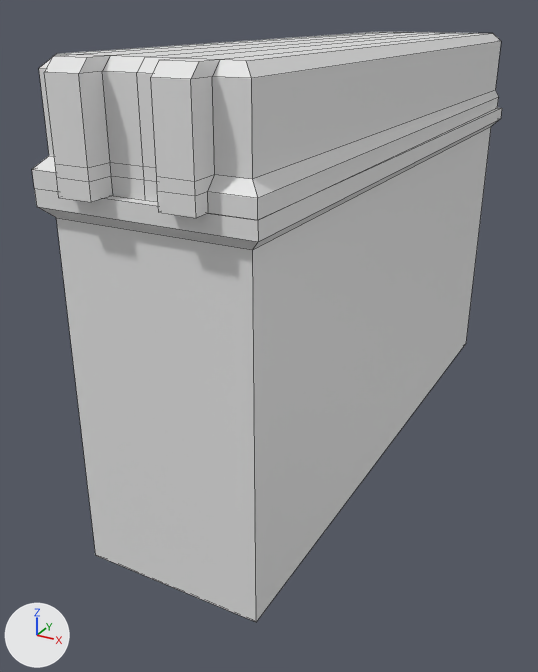
A saved change to the Blender file box-v4end.blend.
Before and after are seen from a camera (50 mm lens) standing at (6.84, -14.53, 9.88) and looking at (-1.13, -0.04, 2.63). Arrows for +X, +Y and +Z are at lower left; the lights stay in place. The picture after the commit comes second. Mesh edges are drawn as thin lines.

Objects in the first picture: 'bottom', 'top'.
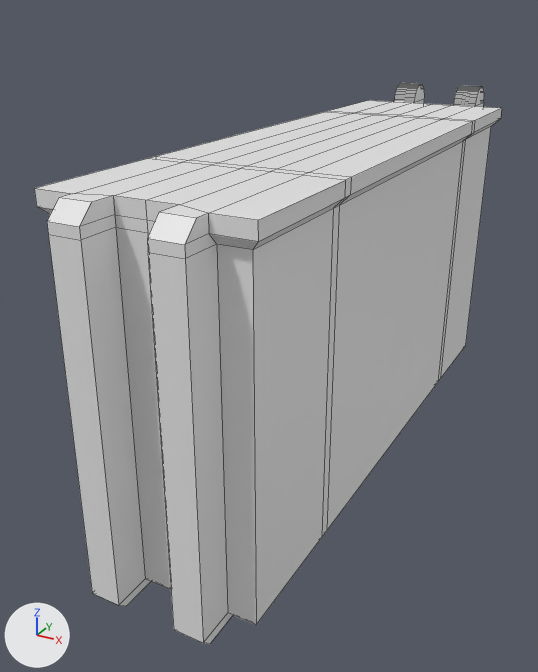
The change, as a list of edits to the scene's bpy script:
```text
Change me_cube_002:
    used by ob_top; location = (0.05, 0.26, -2.14); scale = (2.0, 2.0, 2.0)
    remove me_cube_002.from_pydata(...)  # 90 vertices, 88 faces; spans x -1.1..0.95, y -3.25..4.02, z 4.7..5.7
    add me_cube_002.from_pydata(...)  # 294 vertices, 230 faces; spans x -2.15..1.95, y -6.55..9.4, z 6.76..9.26
    me_cube_002 part 1: 294 vertices added at x -2.15..1.95, y -6.55..9.4, z 6.76..9.26
    me_cube_002 part 2: 90 vertices removed from x -1.1..0.95, y -3.25..4.02, z 4.7..5.7
Change me_cube_004:
    used by ob_bottom; location = (-0.1, 1.18, 4.1); rotation_euler = (3.142, 0.0, 0.0), in degrees (180, 0, 0); scale = (2.0, 2.0, 2.0)
    remove me_cube_004.from_pydata(...)  # 20 vertices, 18 faces; spans x -1.03..1.03, y -3.56..3.56, z -1.58..2.22
    add me_cube_004.from_pydata(...)  # 446 vertices, 320 faces; spans x -2.15..1.95, y -6.55..9.39, z -0.41..7.76
    me_cube_004 part 3: 20 vertices removed from x -1.03..1.03, y -3.56..3.56, z -1.58..2.22; 446 vertices added at x -2.15..1.95, y -6.55..9.39, z -0.41..7.76
Change ob_top:
    ob_top.scale: (2.0, 2.0, 2.0) -> (1.0, 1.0, 1.0)
    ob_top.location: (0.05, 0.26, -2.14) -> (0.0, 0.0, 0.0)
    add ob_top.hide_set(True)
Change ob_bottom:
    ob_bottom.rotation_euler: (3.142, 0.0, 0.0) -> (0.0, 0.0, 0.0)  # degrees (180, 0, 0) -> degrees (0, 0, 0)
    ob_bottom.scale: (2.0, 2.0, 2.0) -> (1.0, 1.0, 1.0)
    ob_bottom.location: (-0.1, 1.18, 4.1) -> (0.0, 0.0, 0.0)
```

Changed parts and their boxes [x1, y1, x2, y2] in the pictures (538 x 672 px):
'bottom', reshaped, moved, turned, rescaled: before [34, 108, 502, 622]; after [34, 83, 502, 644]
'top', hidden: before [32, 32, 501, 220]
part 2 of me_cube_002, deleted: before [32, 32, 501, 220]
